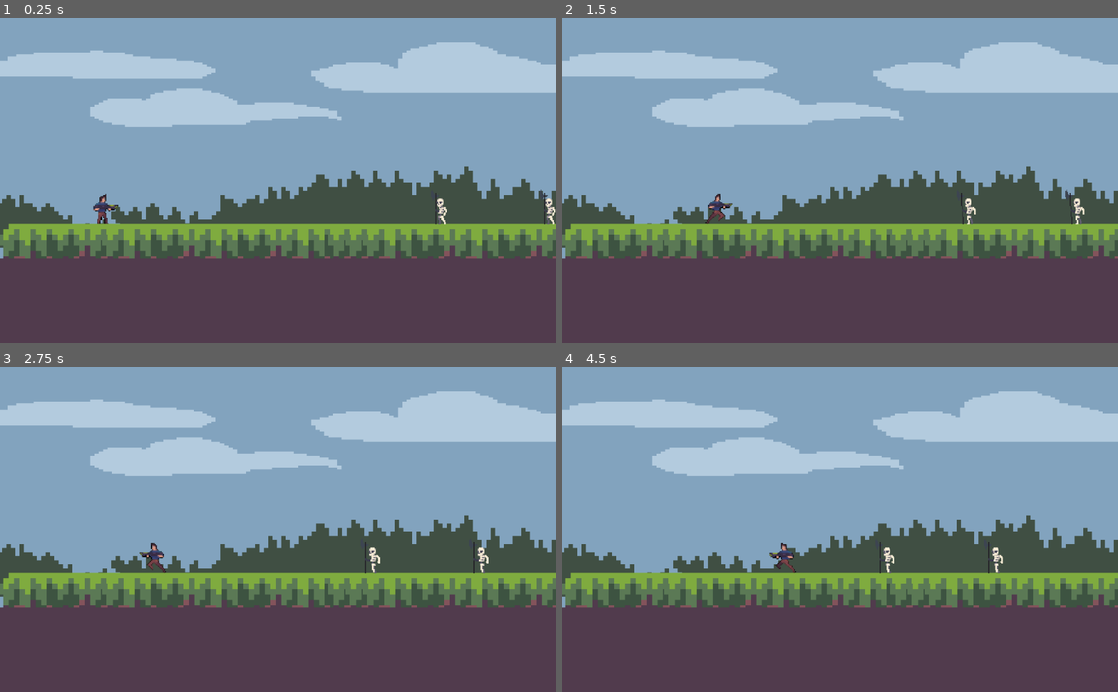
Above: before the commit, frames 1-4 (two rows, left to right).
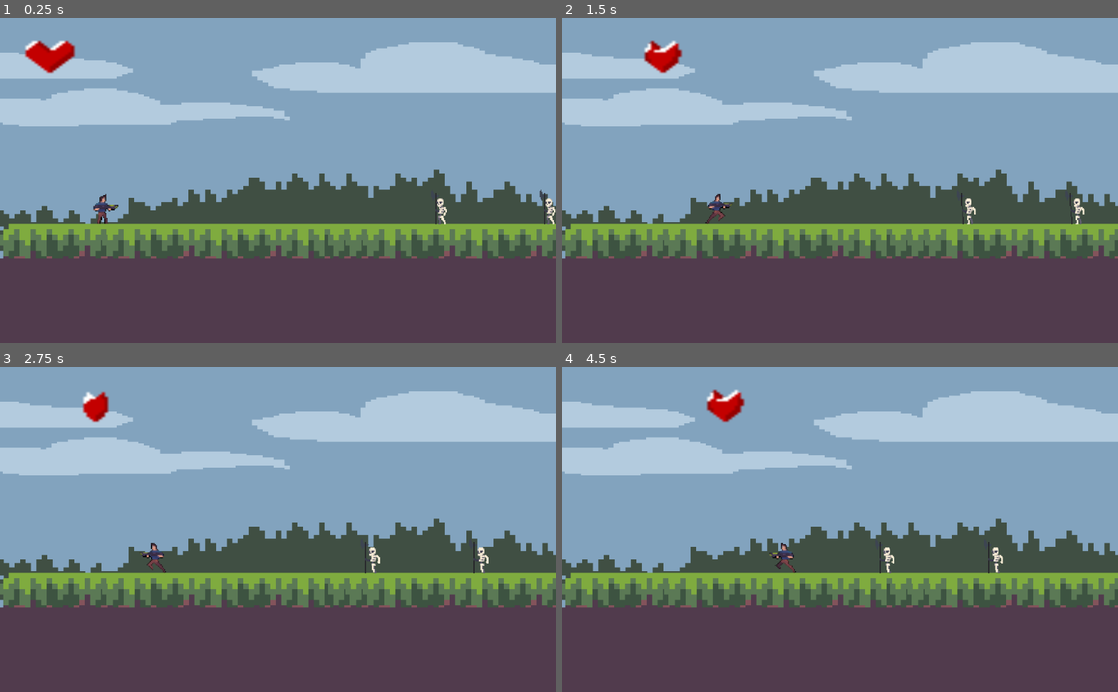
Above: after the commit, the same moments.

Repository: DavidFronGuiu/urban-octo-broccoli
Game: Godot game, scene res://Mundo.tscn
Two runs of this game, one before a commit and one after it. Both use one fixed random seed, a clock stepped at 60 frames per second and the inputs below.
Inputs:
- Up to frame 1 (0.25 s): no input
- Up to frame 2 (1.5 s): tap Enter (ui_accept) at 0.5, 0.77 s; hold Right (ui_right) from 0.53 s (still down)
- Up to frame 3 (2.75 s): tap Enter (ui_accept) at 1.52 s; release Right (ui_right) at 2.03 s; hold Left (ui_left) from 2.03 s (still down)
- Up to frame 4 (4.5 s): release Left (ui_left) at 2.78 s; hold Right (ui_right) 2.78-4.28 s; tap Enter (ui_accept) at 3.02, 3.77 s; hold Left (ui_left) from 4.28 s (still down)

The runs differ from the first frame. In frame 1, 9.7% of the frame differs, in the area x 0-100%, y 6-72%; in frame 2, 9.5%; in frame 3, 9.4%; in frame 4, 9.5%.
Error after the commit: Attempt to call function 'new' in base 'null instance' on a null instance. (res://curar/corazon2D.gd:3)

Commit message:
Añadido fondo infinito

Diff:
--- a/Mundo.tscn
+++ b/Mundo.tscn
@@ -7,6 +7,7 @@
 [ext_resource path="res://Escenario/Grass 1.png" type="Texture" id=5]
 [ext_resource path="res://Escenario/4.png" type="Texture" id=6]
 [ext_resource path="res://Player.tscn" type="PackedScene" id=7]
+[ext_resource path="res://curar/corazon.tscn" type="PackedScene" id=8]
 
 [sub_resource type="ConvexPolygonShape2D" id=1]
 points = PoolVector2Array( 0, 0, 240, 0, 240, 64, 0, 64 )
@@ -53,19 +54,24 @@
 "_edit_horizontal_guides_": [  ]
 }
 
-[node name="SkyBg2" type="Sprite" parent="."]
+[node name="ParallaxBackground" type="ParallaxBackground" parent="."]
+
+[node name="ParallaxLayer" type="ParallaxLayer" parent="ParallaxBackground"]
+motion_mirroring = Vector2( 1280, 0 )
+
+[node name="SkyBg2" type="Sprite" parent="ParallaxBackground/ParallaxLayer"]
 position = Vector2( -5, -344 )
-scale = Vector2( 0.800781, 1.52344 )
+scale = Vector2( 1, 1.523 )
 texture = ExtResource( 3 )
 
-[node name="Clouds" type="Sprite" parent="SkyBg2"]
+[node name="Clouds" type="Sprite" parent="ParallaxBackground/ParallaxLayer/SkyBg2"]
 position = Vector2( 1.24878, 145.067 )
 scale = Vector2( 0.997076, 0.242537 )
 texture = ExtResource( 4 )
 
-[node name="Grass1" type="Sprite" parent="SkyBg2"]
-position = Vector2( 8.74147, 83.3641 )
-scale = Vector2( 1.00292, 0.49005 )
+[node name="Grass1" type="Sprite" parent="ParallaxBackground/ParallaxLayer/SkyBg2"]
+position = Vector2( -0.499978, 84.4285 )
+scale = Vector2( 1.00234, 0.493301 )
 texture = ExtResource( 5 )
 
 [node name="TileMap" type="TileMap" parent="."]
@@ -102,3 +108,6 @@
 limit_smoothed = true
 drag_margin_h_enabled = true
 drag_margin_v_enabled = true
+
+[node name="corazon" parent="Player" instance=ExtResource( 8 )]
+position = Vector2( -53, -143 )
Not shown: 1 places in Mundo.tscn that only renumber resources
